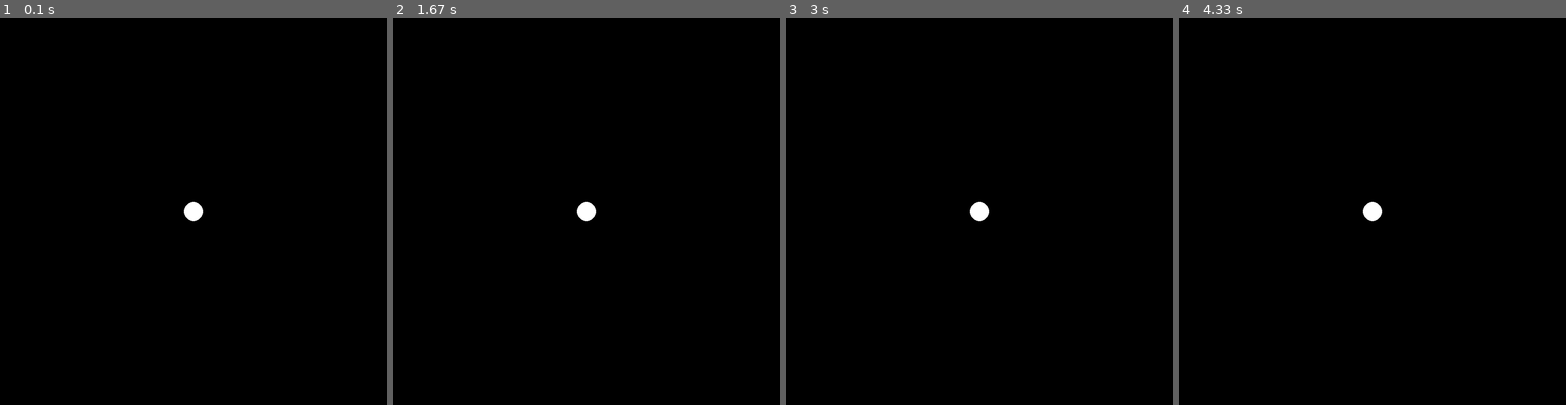
Above: before the commit, frames 1-4 (left to right).
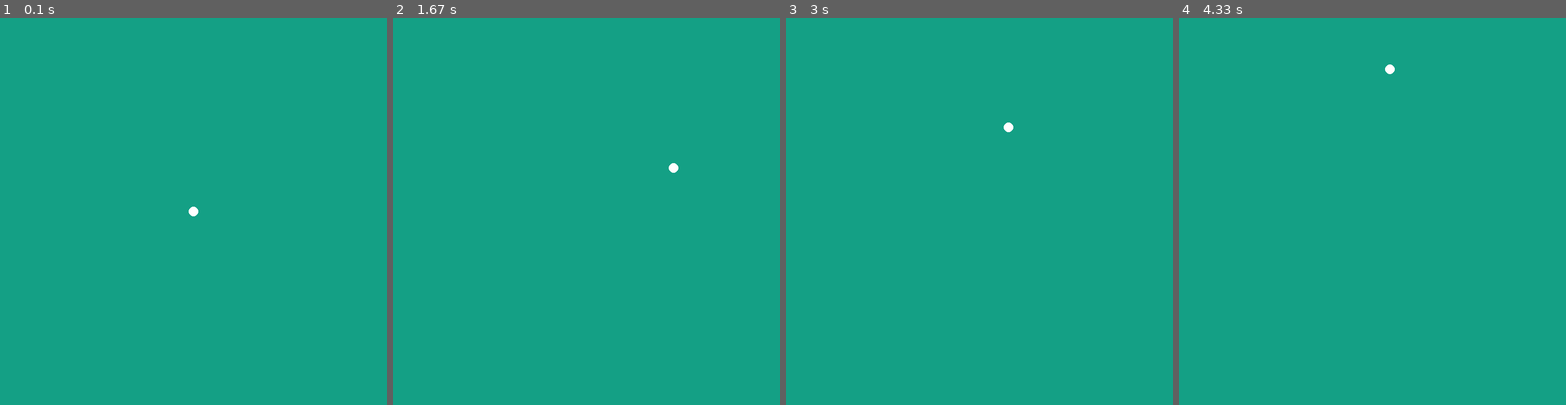
Above: after the commit, the same moments.

Repository: orochiwolf/pygame_learn
Game: pygame game, started from main.py
Same seed, same stepped clock (60 frames per second), same inputs: the game is played once before the commit and once after it.
Inputs:
- Up to frame 1 (0.1 s): no input
- Up to frame 2 (1.67 s): tap Enter at 0.33 s; hold Right 0.67-1.13 s; hold Up 1.17-1.47 s
- Up to frame 3 (3 s): hold Left 2-2.53 s; hold Down 2.57-2.87 s
- Up to frame 4 (4.33 s): hold Up 3.33-3.7 s; hold Right from 3.73 s (still down)

The runs differ from the first frame. In frame 1, 100% of the frame differs, in the area x 0-100%, y 0-100%; in frame 2, 100%; in frame 3, 100%; in frame 4, 100%.

Commit message:
add mouvement to the ball in the game, and managing the screnn limit

Diff:
--- a/main.py
+++ b/main.py
@@ -3,6 +3,14 @@
 pygame.init()
 SCREEN_WIDTH = 800
 SCREEN_HIGH = 800
+GREEN = (20, 160, 133)
+BACKGROUND_COLOR = GREEN
+
+ball_raduis = 10
+ball_x = 400
+ball_y = 400
+ball_speed_x = 0
+ball_speed_y = 0
 window = pygame.display.set_mode((SCREEN_WIDTH, SCREEN_HIGH))
 pygame.display.set_caption("MY first pygame game")
 clock = pygame.time.Clock()
@@ -12,12 +20,36 @@
     for event in pygame.event.get():
         if event.type == pygame.QUIT:
             pygame.quit()
-            sys.quit()
+            sys.exit()
+        if event.type == pygame.KEYDOWN:
+            if event.key == pygame.K_RIGHT:
+                ball_speed_x = 3
+            elif event.key == pygame.K_LEFT:
+                ball_speed_x = -3
+            elif event.key == pygame.K_UP:
+                ball_speed_y = -3
+            elif event.key == pygame.K_DOWN:
+                ball_speed_y = 3
 
     #Update position
+    if ball_x  >= SCREEN_HIGH + ball_raduis :
+        ball_x = 0
+    if ball_x  < 0:
+        ball_x = SCREEN_HIGH
+    if ball_y < 0:
+        ball_y = SCREEN_WIDTH
+    if ball_y > SCREEN_WIDTH:
+        ball_y = 0
+    else:
+        ball_x += ball_speed_x
+        ball_y += ball_speed_y
+
+
+
 
     #Draw the change
-    pygame.draw.circle(window, pygame.Color('white'), (400, 400), 20)
+    window.fill(BACKGROUND_COLOR)
+    pygame.draw.circle(window, pygame.Color('white'), (ball_x, ball_y), ball_raduis)
 
 
     pygame.display.update()
